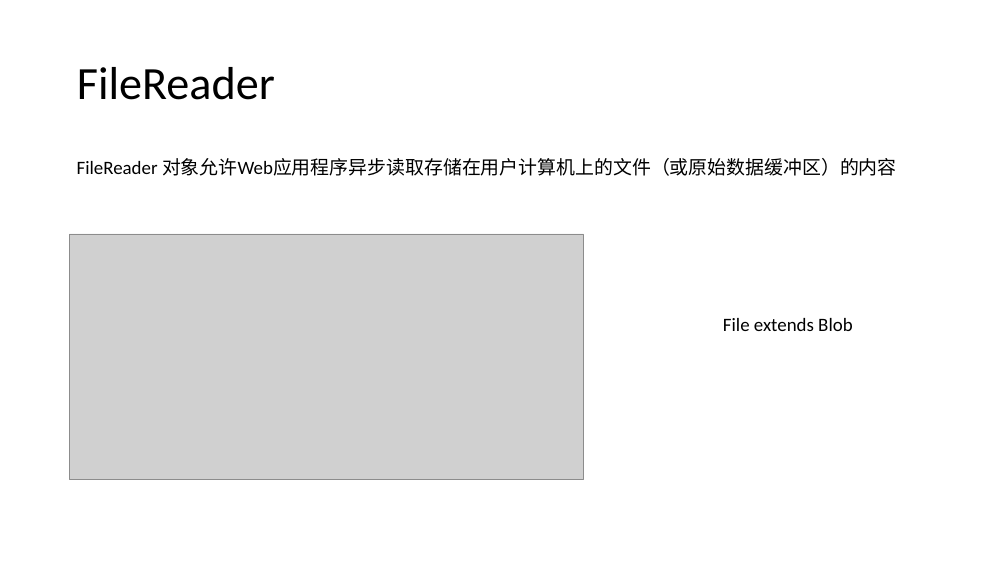
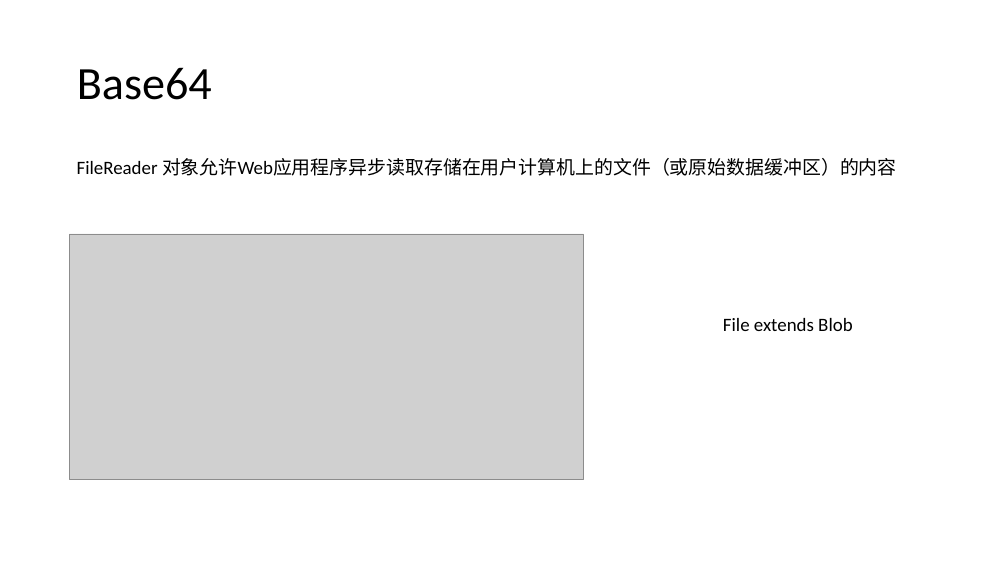
Before and after one commit to SpencerYang148/web-knowledge, a slide deck: slide 4 of 二进制/二进制.pptx. Drawn at 1008x567 pixels with LibreOffice and Linux fonts; fonts in the diff are those of the drawing; grey boxes stand for pictures. Boxes give left, top, right and bottom in pixels: in the first picture for what was removed or moved away, otherwise in the second. Text is boxed around its words. In the diff, an @@ line names an element or a change of style, - is before the commit and + after.

```diff
--- a/二进制/二进制.pptx
+++ b/二进制/二进制.pptx
@@ title at [77, 67, 212, 100]: text changed @@
-FileReader
+Base64
```
Also in this commit, not shown: 5 other slides changed, 5 slides added, 2 slides removed, 2 other files.
